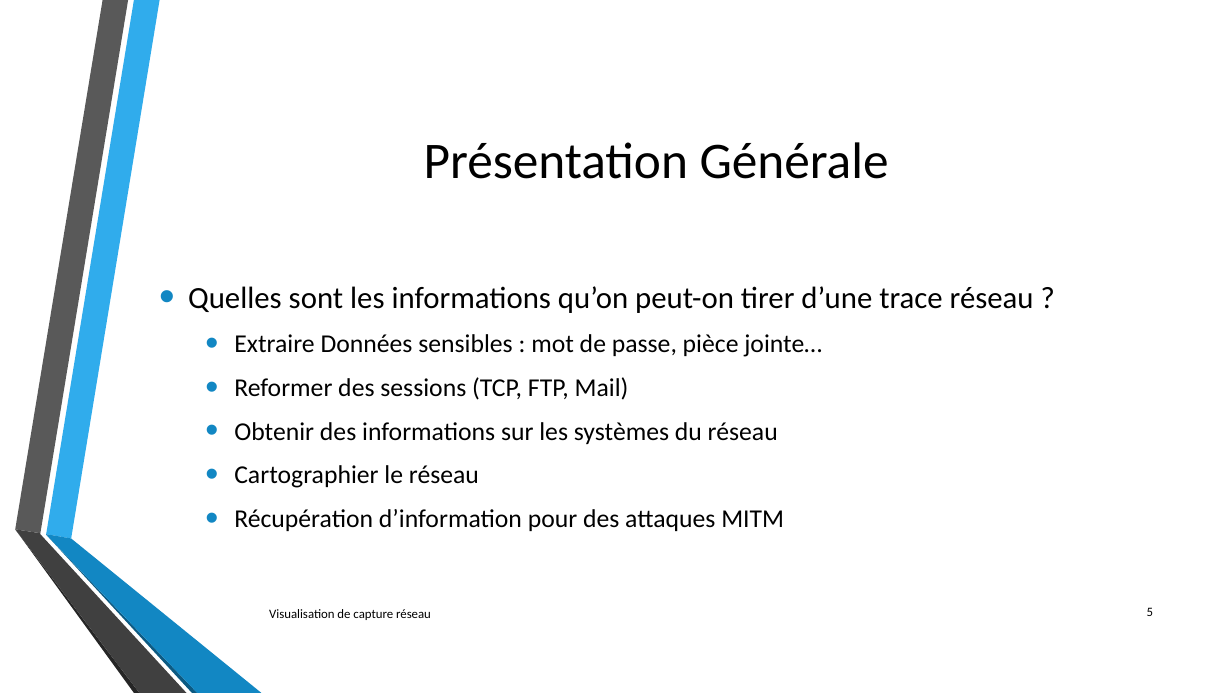
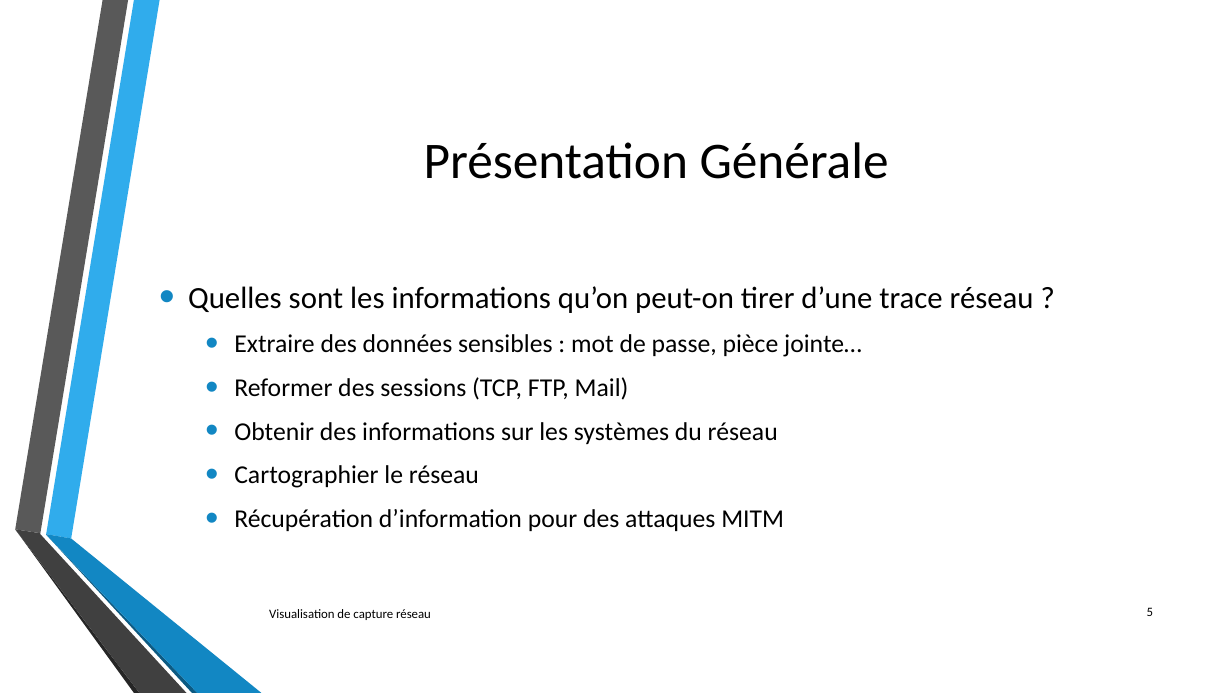
Before and after one commit to lechinoix/Pcap-visualization-project, a slide deck: slide 5 of Outils de visualisation de capture réseau.pptx. Drawn at 1232x693 pixels with LibreOffice and Linux fonts; fonts in the diff are those of the drawing; background and template pictures are left out. Boxes give left, top, right and bottom in pixels: in the first picture for what was removed or moved away, otherwise in the second. Text is boxed around its words. In the diff, an @@ line names an element or a change of style, - is before the commit and + after.

```diff
--- a/Outils de visualisation de capture réseau.pptx
+++ b/Outils de visualisation de capture réseau.pptx
@@ text at box(234, 334, 862, 357): text changed @@
-  • Extraire Données sensibles : mot de passe, pièce jointe…
+  • Extraire des données sensibles : mot de passe, pièce jointe…
```
Also in this commit, not shown: 9 other slides changed, 4 slides added.
